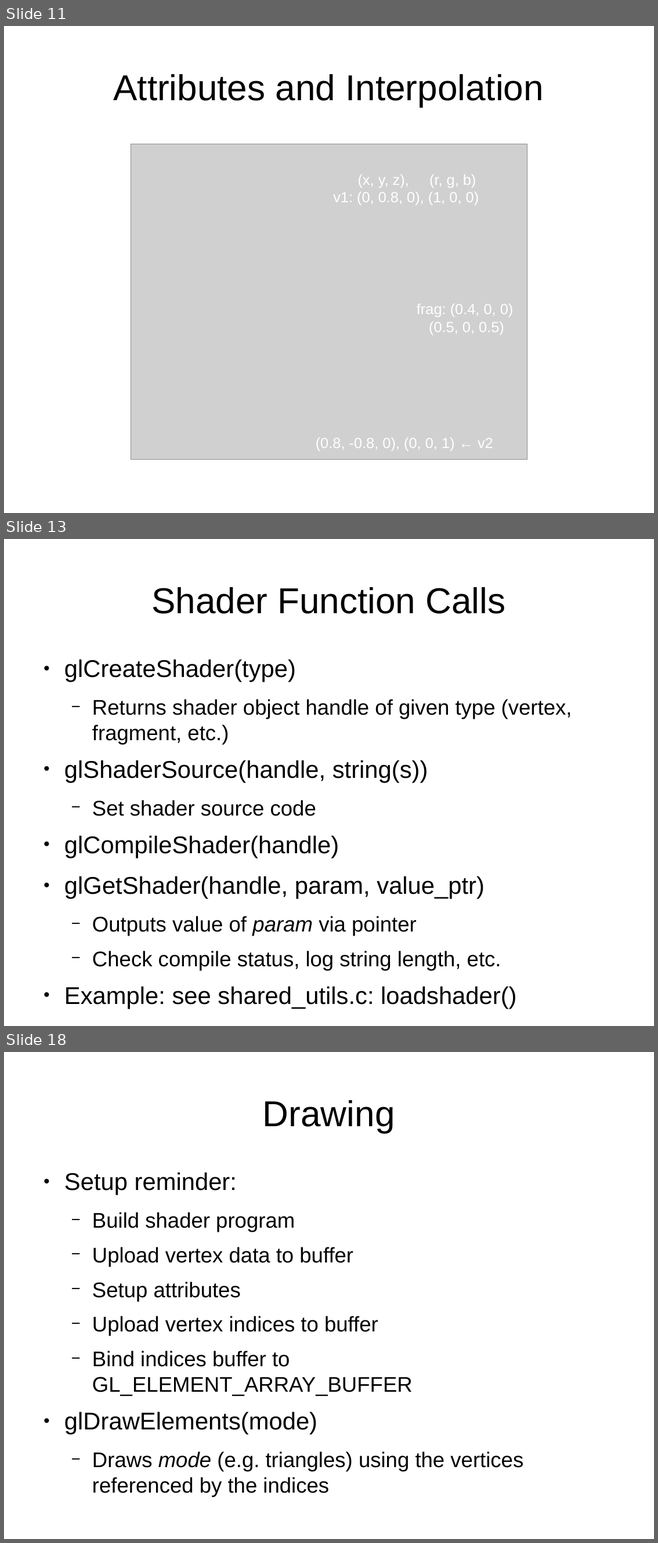
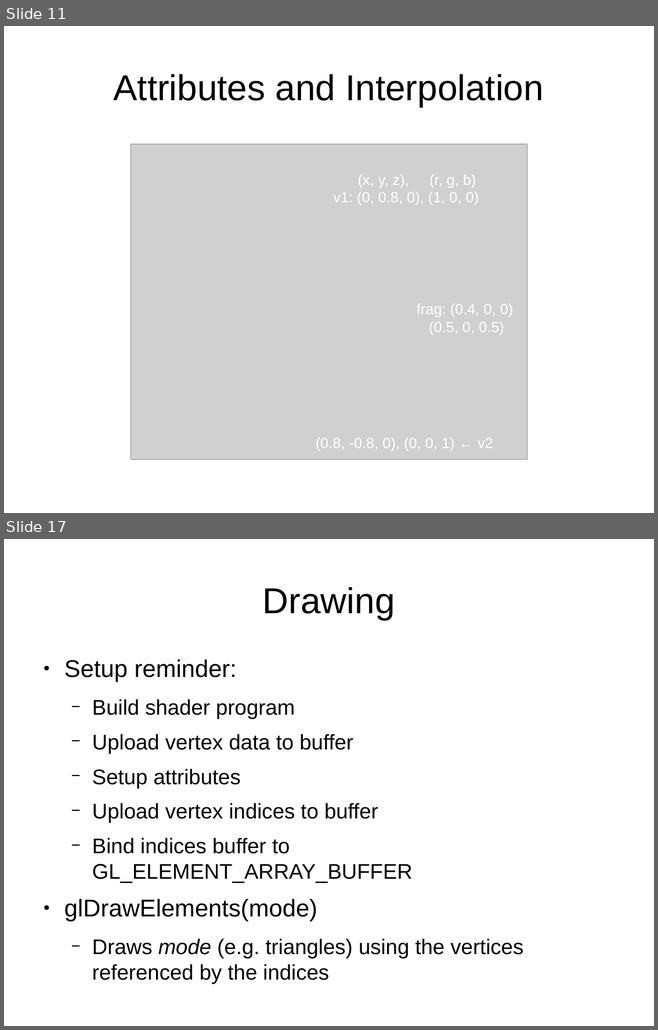
Before and after one commit to jayschwa/3d-opengl-presentation, a slide deck: Slides.odp. Shown one above the other, each under a label of ours: slides 11, 13 and 18 before the commit, slides 11 and 17 after it; the slides between them are not shown. The pictures are 658x1543 and 658x1030 pixels, drawn with LibreOffice and Linux fonts; fonts in the diff are those of the drawing; grey boxes stand for pictures. Boxes give left, top, right and bottom in pixels: in the first picture for what was removed or moved away, otherwise in the second. Text is boxed around its words. In the diff, an @@ line names an element or a change of style, - is before the commit and + after.

Commit message:
slides: Add example 2 info

```diff
--- a/Slides.odp
+++ b/Slides.odp
@@ slide 13 removed at [4, 539, 654, 1026], background #FFFFFF @@
@@ title removed at [151, 587, 506, 614] @@
-Shader Function Calls
@@ text removed at [64, 659, 572, 1009] @@
-● glCreateShader(type)
-  − Returns shader object handle of given type (vertex, fragment, etc.)
-● glShaderSource(handle, string(s))
-  − Set shader source code
-● glCompileShader(handle)
-● glGetShader(handle, param, value_ptr)
-  − Outputs value of param via pointer
-  − Check compile status, log string length, etc.
-● Example: see shared_utils.c: loadshader()
@@ what was slide 18 is now slide 17 @@
```
Also in this commit, not shown: 6 slides changed, 7 slides added, 1 other slide removed.
